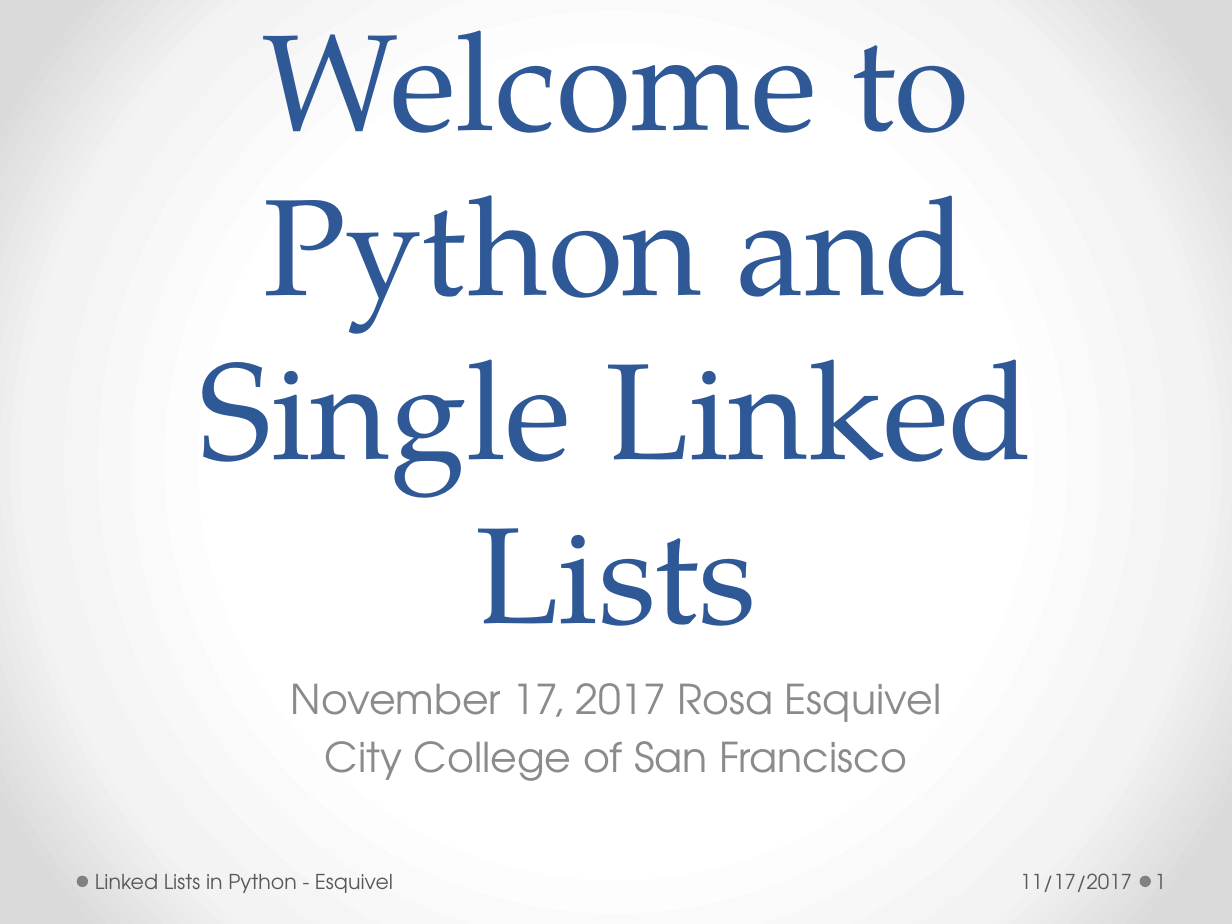
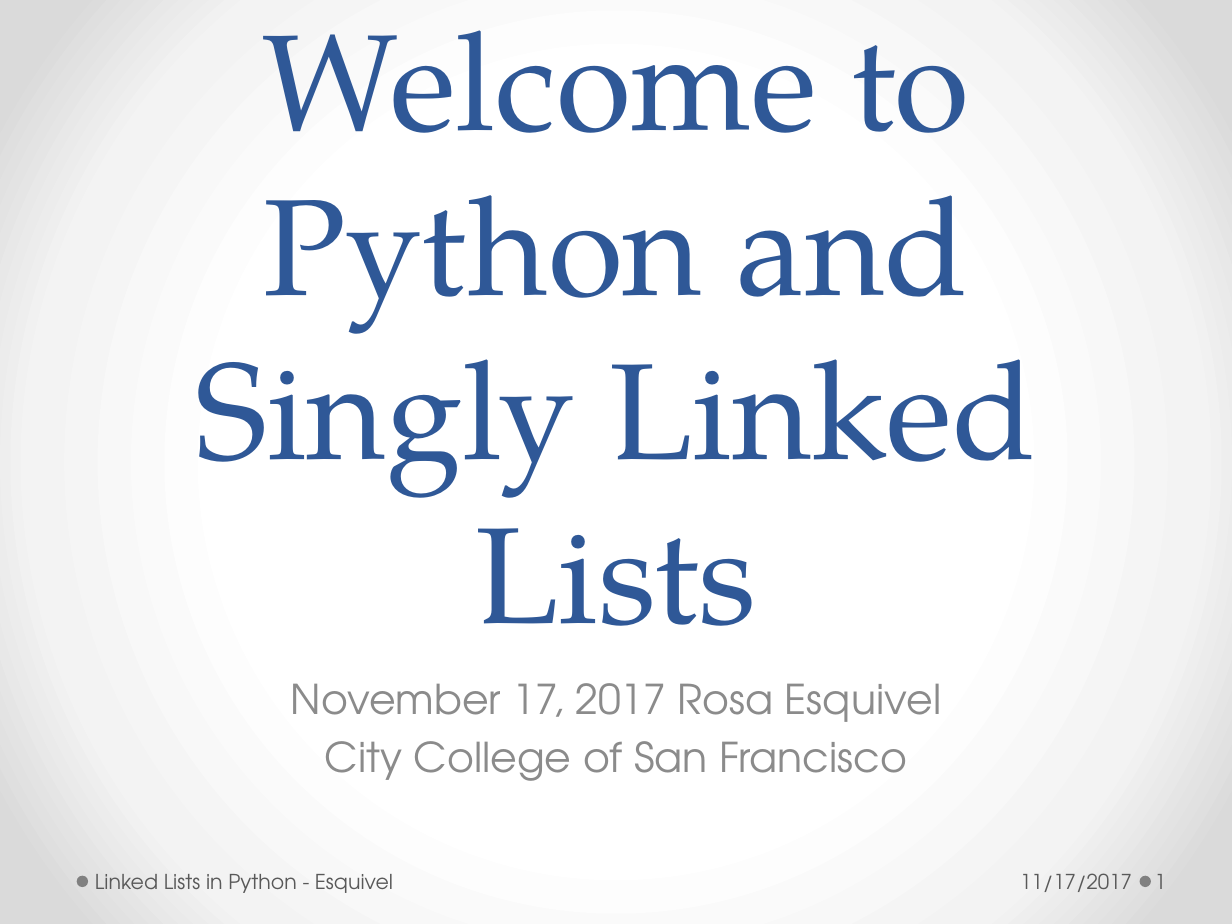
Before and after one commit to redsunsetrose/linked-Lists, a slide deck: slide 1 of LinkedLists.pptx. Drawn at 1232x924 pixels with LibreOffice and Linux fonts; fonts in the diff are those of the drawing. Boxes give left, top, right and bottom in pixels: in the first picture for what was removed or moved away, otherwise in the second. Text is boxed around its words. In the diff, an @@ line names an element or a change of style, - is before the commit and + after.

```diff
--- a/LinkedLists.pptx
+++ b/LinkedLists.pptx
@@ title at [196,30,1036,626]: text changed @@
-Welcome to Python and Single Linked Lists
+Welcome to Python and Singly Linked Lists
```
Also in this commit, not shown: 15 other slides changed, 5 slides removed.
